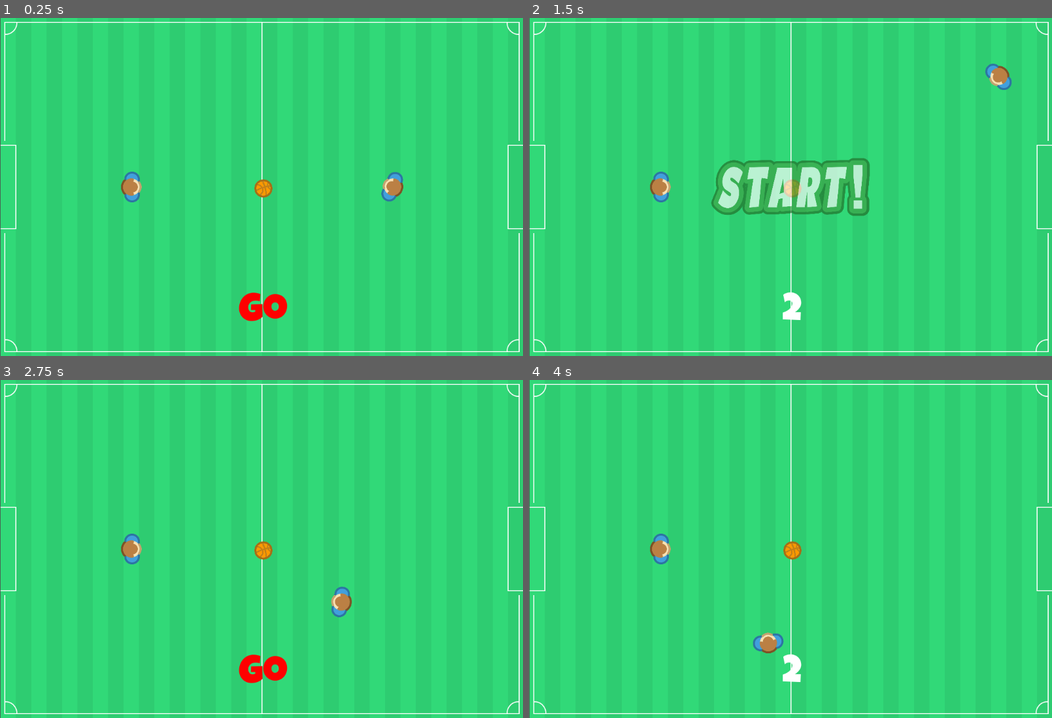
Above: before the commit, frames 1-4 (two rows, left to right).
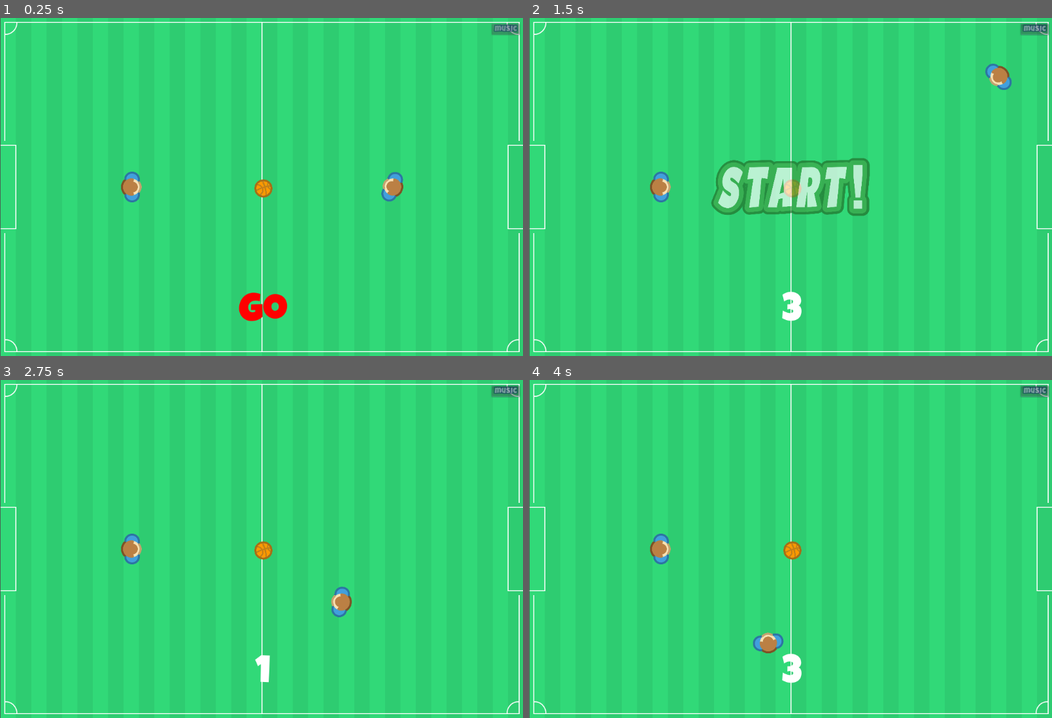
Above: after the commit, the same moments.

Repository: TheVulcoreTeam/SoccerFight
Game: Godot game, scene res://Game/Game.tscn
The game is run twice, just before and just after one commit, with the same random seed, the same clock (stepped at 60 frames per second) and the same inputs. This scene is started directly instead of the project's main scene.
Inputs (mouse positions are in pixels of both pictures, inside the frame that each line leads up to):
- Up to frame 1 (0.25 s): no input
- Up to frame 2 (1.5 s): click (1036, 28) at 0.5 s, where only the run after the commit has a clickable "music"; move the mouse to (905, 170) at 1.27 s; press the mouse at (905, 170) at 1.28 s
- Up to frame 3 (2.75 s): move the mouse to (156, 565) at 2.02 s; release the mouse at (156, 565) at 2.03 s; click (156, 565) at 2.1 s
- Up to frame 4 (4 s): move the mouse to (842, 474) at 2.77 s; press the mouse at (842, 474) at 2.78 s; move the mouse to (764, 616) at 3.52 s; release the mouse at (764, 616) at 3.53 s; click (764, 616) at 3.6 s

The runs differ from the first frame. In frame 1, 0.2% of the frame differs, in the area x 94-100%, y 1-6%; in frame 2, 0.3%; in frame 3, 0.8%, in the area x 45-100%, y 1-90%; in frame 4, 0.3%.
Error after the commit: Invalid set index 'volume_db' (on base: 'Nil') with value of type 'int'. (res://Game/SoccerField/SoccerField.gd:64)

Commit message:
Music toogle on/off

Diff:
--- a/Autoloads/Main.gd
+++ b/Autoloads/Main.gd
@@ -2,7 +2,7 @@
 
 var client
 var side
-
+var environment_sound
 var player1
 var player2
 var ball
--- a/Game/SoccerField/SoccerField.gd
+++ b/Game/SoccerField/SoccerField.gd
@@ -50,10 +50,18 @@
 
 func _process(delta):
 	if Main.player1:
-		var _string = str(int(Main.player1.time))
+		var _string = str(ceil(Main.player1.time))
 		if _string == "0":
 			_string = "Go"
 			$Label.modulate = Color( 1, 0, 0, 1 )
 		else:
 			$Label.modulate = Color( 1, 1, 1, 1 )
 		$Label.text = _string
+
+
+func _on_Button_toggled(button_pressed):
+	if button_pressed:
+		Main.environment_sound.volume_db = -60
+		#		sound.
+	else:
+		Main.environment_sound.volume_db = -20
--- a/Game/SoccerField/SoccerField.tscn
+++ b/Game/SoccerField/SoccerField.tscn
@@ -13,6 +13,11 @@
 
 [sub_resource type="DynamicFont" id=3]
 size = 80
+font_data = ExtResource( 2 )
+
+[sub_resource type="DynamicFont" id=4]
+outline_size = 2
+outline_color = Color( 0.0313726, 0.0705882, 0.376471, 1 )
 font_data = ExtResource( 2 )
 
 [node name="SoccerField" type="Node2D"]
@@ -58,5 +63,21 @@
 "_edit_use_anchors_": false
 }
 
+[node name="Button" type="Button" parent="."]
+modulate = Color( 1, 1, 1, 0.396078 )
+anchor_left = 1.0
+anchor_right = 1.0
+margin_left = 1022.2
+margin_top = 11.586
+margin_right = 1073.2
+margin_bottom = 31.586
+custom_fonts/font = SubResource( 4 )
+toggle_mode = true
+text = "music"
+__meta__ = {
+"_edit_use_anchors_": false
+}
+
 [connection signal="body_entered" from="Goals/Left" to="." method="_on_LeftGoal_body_entered"]
 [connection signal="body_entered" from="Goals/Right" to="." method="_on_RightGoal_body_entered"]
+[connection signal="toggled" from="Button" to="." method="_on_Button_toggled"]
--- a/UI/RegisterUI.gd
+++ b/UI/RegisterUI.gd
@@ -6,10 +6,11 @@
 
 var client
 
+
 func _ready():
 	$Confirm.get_cancel().connect("pressed", self, "_on_close_modal")
-	var sound = SoundManager.play_sound("hudba_loop", -20)
-#	yield(get_tree().create_timer(10.0), "timeout")
+	Main.environment_sound = SoundManager.play_sound("hudba_loop", -20)
+	#yield(get_tree().create_timer(10.0), "timeout")
 #	if sound:
 #		sound.stop()
 #		sound.volume_db = -20
Not shown: 1 places in Game/SoccerField/SoccerField.tscn that only renumber resources
